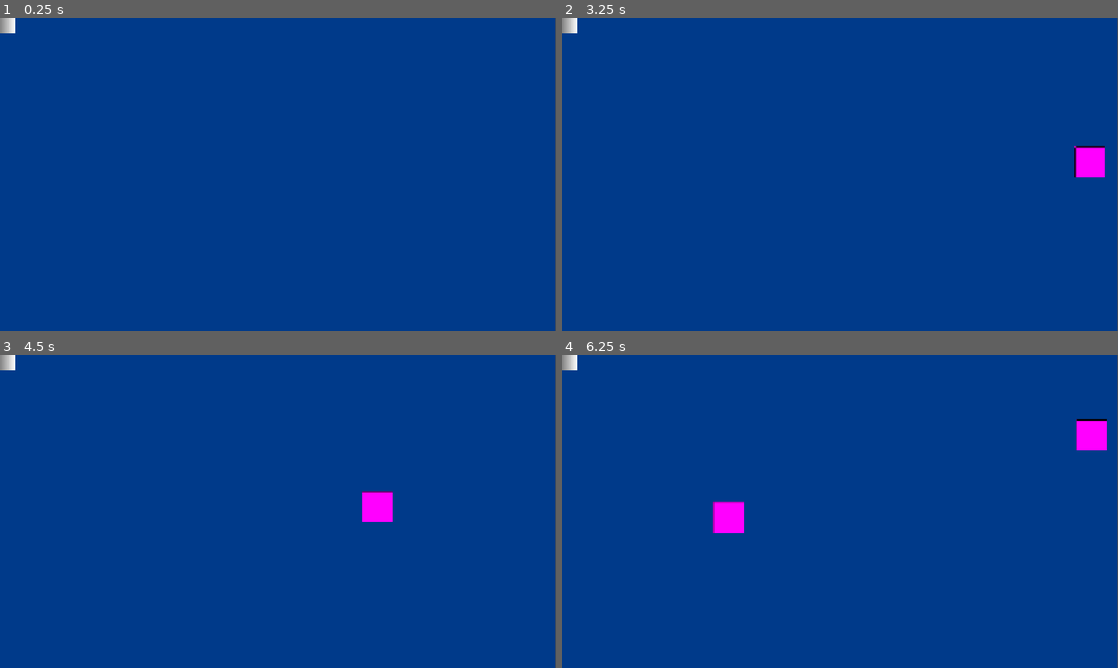
Above: before the commit, frames 1-4 (two rows, left to right).
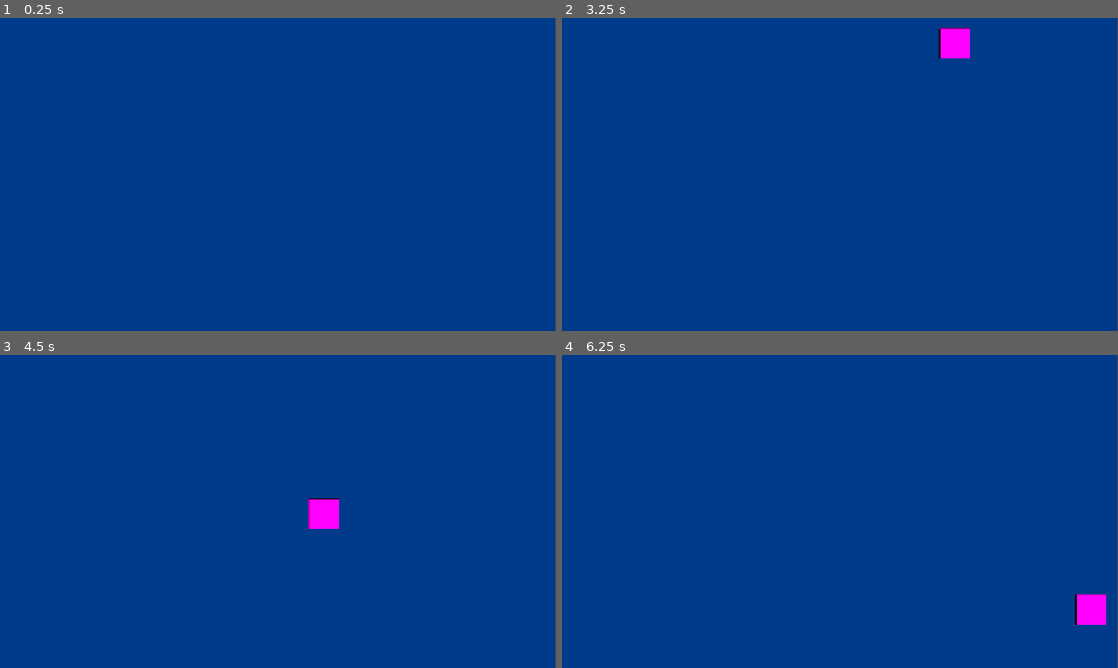
Above: after the commit, the same moments.

Repository: arsh-gupta-8/Game-Jam
Game: Godot game, scene res://Scenes/catch_screen.tscn
The game is run twice, just before and just after one commit, with the same random seed, the same clock (stepped at 60 frames per second) and the same inputs.
Inputs:
- Up to frame 1 (0.25 s): no input
- Up to frame 2 (3.25 s): tap Enter at 0.5, 2 s; tap Space at 1.25, 2.75 s
- Up to frame 3 (4.5 s): no input
- Up to frame 4 (6.25 s): no input

The runs differ from the first frame. In frame 1, 0.1% of the frame differs, in the area x 0-3%, y 0-5%; in frame 2, 1.2%; in frame 3, 1.2%; in frame 4, 1.8%, in the area x 0-98%, y 0-87%.

Commit message:
Added random offset to directional vector

Diff:
--- a/Scenes/catch_screen.tscn
+++ b/Scenes/catch_screen.tscn
@@ -1,11 +1,6 @@
 [gd_scene format=3 uid="uid://dawwflgmt5uid"]
 
 [ext_resource type="Script" uid="uid://b51pfkqn00bkk" path="res://Scripts/spawnFish.gd" id="1_ic414"]
-
-[sub_resource type="Gradient" id="Gradient_ic414"]
-
-[sub_resource type="GradientTexture2D" id="GradientTexture2D_ooug5"]
-gradient = SubResource("Gradient_ic414")
 
 [node name="CatchScreen" type="Node2D" unique_id=802792861]
 script = ExtResource("1_ic414")
@@ -17,8 +12,3 @@
 offset_right = 1150.0
 offset_bottom = 648.0
 color = Color(0, 0.22689998, 0.5404438, 1)
-
-[node name="Sprite2D" type="Sprite2D" parent="." unique_id=211067818]
-
-[node name="Sprite2D2" type="Sprite2D" parent="." unique_id=580115135]
-texture = SubResource("GradientTexture2D_ooug5")
--- a/Scripts/spawnFish.gd
+++ b/Scripts/spawnFish.gd
@@ -31,7 +31,7 @@
 
 	add_child(fish)
 	var screenSize = get_viewport_rect().size
-	var centerPosition = screenSize / 2.0
+	var centerPosition = Vector2(randf_range(0.25*screenSize.x, 0.75*screenSize.x), randf_range(0.25*screenSize.y, 0.75*screenSize.y))
 
 	var side = randi() % 4
 	var spawnPos = Vector2.ZERO
